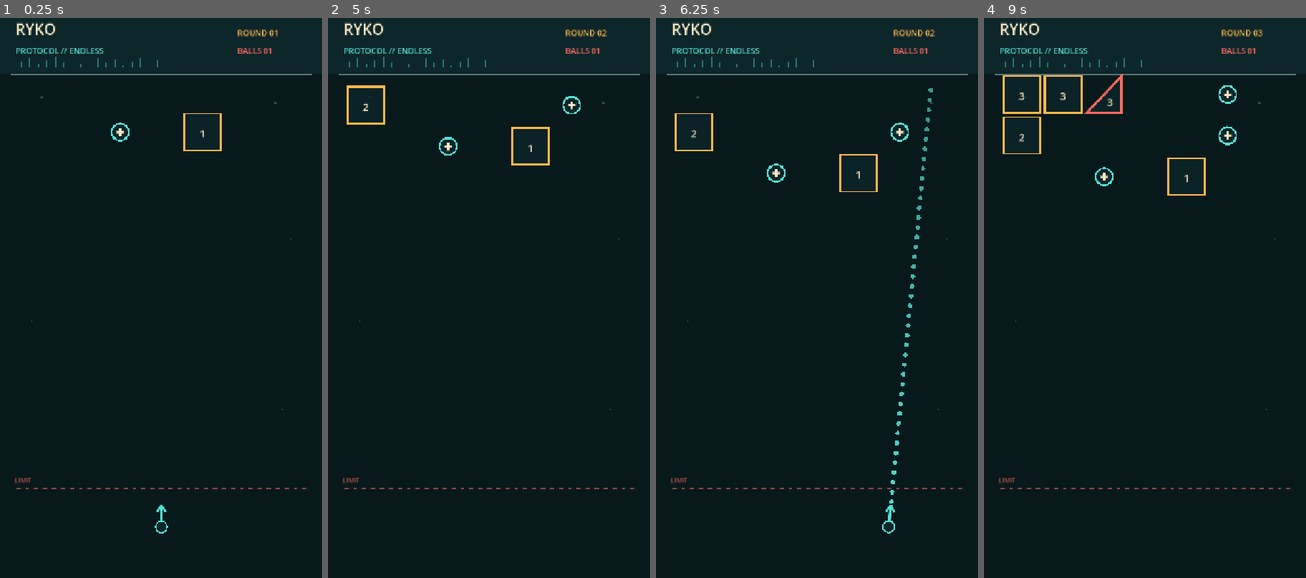
Above: before the commit, frames 1-4 (left to right).
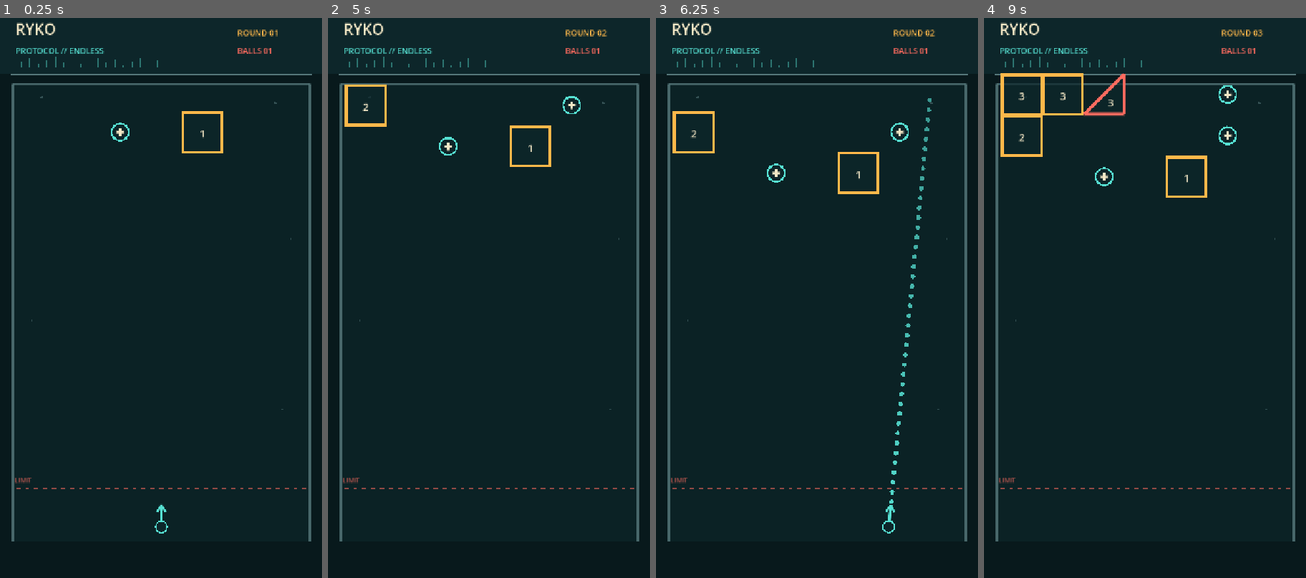
Above: after the commit, the same moments.

Repository: dfagaras/ryko-game
Game: Godot game, scene res://scenes/main.tscn
Same seed, same stepped clock (60 frames per second), same inputs: the game is played once before the commit and once after it.
Inputs (mouse positions are in pixels of both pictures, inside the frame that each line leads up to):
- Up to frame 1 (0.25 s): no input
- Up to frame 2 (5 s): tap Enter at 0.5, 3.5 s; move the mouse to (559, 264) at 0.52 s; click (559, 264) at 0.67 s; tap Space at 1.25 s; drag from (424, 320) to (472, 404) at 1.27 s; move the mouse to (521, 163) at 2.02 s; click (521, 163) at 2.17 s; drag from (472, 404) to (392, 208) at 2.77 s; move the mouse to (585, 376) at 3.52 s; click (585, 376) at 3.67 s; drag from (392, 208) to (440, 146) at 4.27 s
- Up to frame 3 (6.25 s): move the mouse to (833, 292) at 5.02 s; click (833, 292) at 5.17 s; tap Space at 5.75 s; drag from (768, 146) to (752, 320) at 5.77 s
- Up to frame 4 (9 s): move the mouse to (1215, 264) at 6.52 s; click (1215, 264) at 6.67 s; tap Enter at 7.25 s; drag from (1080, 320) to (1128, 404) at 7.27 s; tap Space at 8 s; move the mouse to (1177, 163) at 8.02 s; click (1177, 163) at 8.17 s; drag from (1128, 404) to (1048, 208) at 8.77 s

The runs differ from the first frame. In frame 1, 2.0% of the frame differs, in the area x 3-97%, y 11-94%; in frame 2, 2.2%; in frame 3, 2.3%; in frame 4, 2.8%, in the area x 3-97%, y 9-94%.

Commit message:
Tighten block grid and improve trajectory preview

Diff:
--- a/scripts/main.gd
+++ b/scripts/main.gd
@@ -14,14 +14,16 @@
 const BOARD_TOP := 176.0
 const RETURN_Y := 1165.0
 const DANGER_Y := 1080.0
-const CELL := 82.0
-const TRIANGLE_WIDTH := 78.0
+const CELL := 88.0
+const TRIANGLE_WIDTH := CELL
 const TRIANGLE_HEIGHT := CELL
-const GAP := 10.0
+const GAP := 4.0
 const ROW_STEP := CELL + GAP
 const ROW_DROP_DURATION := 0.46
-const GRID_X := 43.0
-const GRID_Y := 242.0
+# Preserve the original cell centers while expanding each block into the old
+# empty space. The remaining gap now matches the four-pixel outline width.
+const GRID_X := 40.0
+const GRID_Y := 239.0
 const COLUMN_COUNT := 7
 
 const MIN_PULL_DISTANCE := 14.0
@@ -35,8 +37,10 @@
 const PICKUP_RADIUS := 19.0
 const TRIANGLE_CHANCE := 0.28
 const TRIANGLE_ORIENTATIONS := ["top_left", "top_right", "bottom_left", "bottom_right"]
+const BLOCK_OUTLINE_WIDTH := 6.0
 
 const BG := Color("#08191c")
+const PLAYFIELD_BG := Color("#0b2225")
 const PANEL := Color("#0d262a")
 const AMBER := Color("#ffb84a")
 const AQUA := Color("#56e0d2")
@@ -70,12 +74,15 @@
 var blocks: Array[Dictionary] = []
 var pickups: Array[Dictionary] = []
 var fallback_font: Font
+var aim_cast_shape: CircleShape2D
 var rng := RandomNumberGenerator.new()
 var run_seed := 0
 
 
 func _ready() -> void:
 	fallback_font = ThemeDB.fallback_font
+	aim_cast_shape = CircleShape2D.new()
+	aim_cast_shape.radius = BALL_COLLISION_RADIUS
 	_create_boundaries()
 	_start_new_run()
 
@@ -513,16 +520,26 @@
 
 
 func _first_aim_hit() -> Vector2:
-	var target := launcher + aim_direction * 1600.0
-	var query := PhysicsRayQueryParameters2D.create(launcher + aim_direction * 14.0, target)
-	var result := get_world_2d().direct_space_state.intersect_ray(query)
-	if result.has("position"):
-		return result["position"]
-	return target
+	# A ray has zero width and can incorrectly preview a route through diagonal
+	# gaps that the real ball cannot fit through. Sweep the actual ball shape.
+	var cast_start := launcher + aim_direction * 14.0
+	var cast_motion := aim_direction * 1600.0
+	var query := PhysicsShapeQueryParameters2D.new()
+	query.shape = aim_cast_shape
+	query.transform = Transform2D(0.0, cast_start)
+	query.motion = cast_motion
+	query.collision_mask = 1
+	query.collide_with_bodies = true
+	query.collide_with_areas = false
+	var fractions := get_world_2d().direct_space_state.cast_motion(query)
+	if fractions.size() >= 1:
+		return cast_start + cast_motion * fractions[0]
+	return cast_start + cast_motion
 
 
 func _draw() -> void:
 	draw_rect(Rect2(Vector2.ZERO, Vector2(W, H)), BG)
+	_draw_playfield()
 	draw_rect(Rect2(0, 0, W, 154), PANEL)
 	draw_line(Vector2(24, 154), Vector2(W - 24, 154), MUTED, 2.0)
 
@@ -540,6 +557,19 @@
 	_draw_active_balls()
 	if state == TurnState.GAME_OVER:
 		_draw_game_over()
+
+
+func _draw_playfield() -> void:
+	var playfield_bottom := RETURN_Y + 32.0
+	var playfield_rect := Rect2(
+		Vector2(BOARD_LEFT, BOARD_TOP),
+		Vector2(BOARD_RIGHT - BOARD_LEFT, playfield_bottom - BOARD_TOP)
+	)
+	draw_rect(playfield_rect, PLAYFIELD_BG, true)
+	var wall_color := Color(MUTED, 0.82)
+	draw_line(Vector2(BOARD_LEFT, BOARD_TOP), Vector2(BOARD_LEFT, playfield_bottom), wall_color, 3.0, true)
+	draw_line(Vector2(BOARD_RIGHT, BOARD_TOP), Vector2(BOARD_RIGHT, playfield_bottom), wall_color, 3.0, true)
+	draw_line(Vector2(BOARD_LEFT, BOARD_TOP), Vector2(BOARD_RIGHT, BOARD_TOP), wall_color, 3.0, true)
 
 
 func _draw_active_balls() -> void:
@@ -601,7 +631,7 @@
 		if item["shape"] == "square":
 			var rect := Rect2(center - Vector2(CELL, CELL) * 0.5, Vector2(CELL, CELL))
 			draw_rect(rect, Color(PANEL, 0.72), true)
-			draw_rect(rect, AMBER, false, 4.0)
+			draw_rect(rect, AMBER, false, BLOCK_OUTLINE_WIDTH)
 		else:
 			var local_points := _triangle_local_points(String(item["orientation"]))
 			var points := PackedVector2Array()
@@ -612,8 +642,11 @@
 			centroid /= float(local_points.size())
 			label_center = center + centroid
 			draw_colored_polygon(points, Color(PANEL, 0.72))
-			var outline := PackedVector2Array([points[0], points[1], points[2], points[0]])
-			draw_polyline(outline, CORAL, 4.0, true)
+			# Draw each edge independently. A closed polyline creates a long miter
+			# spike at the triangle's acute corner, making it look outside its row.
+			draw_line(points[0], points[1], CORAL, BLOCK_OUTLINE_WIDTH, true)
+			draw_line(points[1], points[2], CORAL, BLOCK_OUTLINE_WIDTH, true)
+			draw_line(points[2], points[0], CORAL, BLOCK_OUTLINE_WIDTH, true)
 		_draw_centered_label(hp, label_center, 24, CREAM)
 
 
